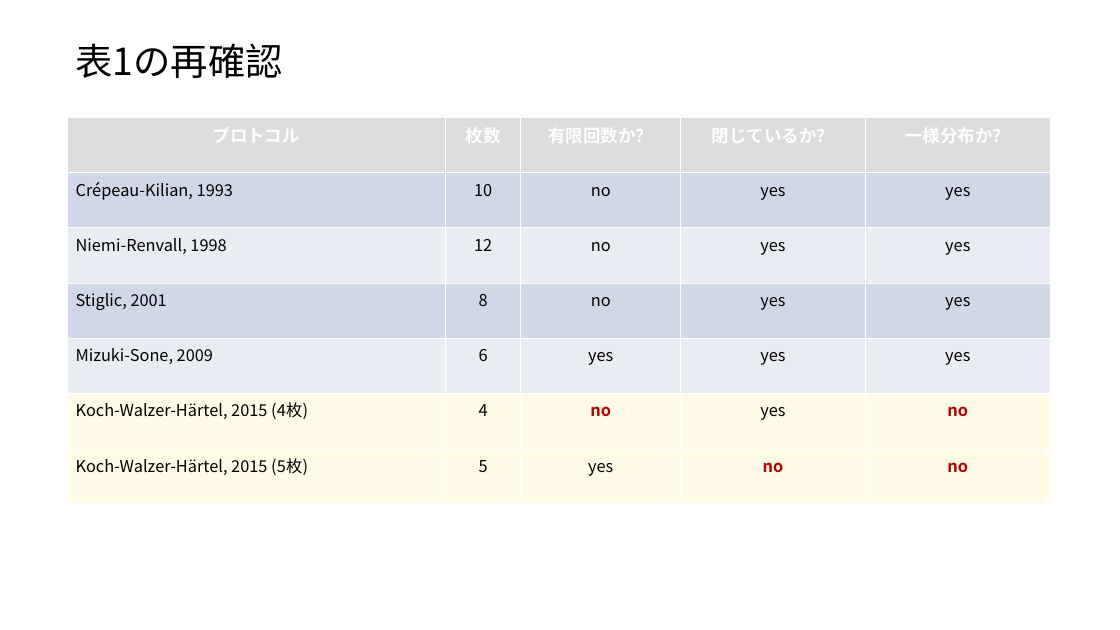
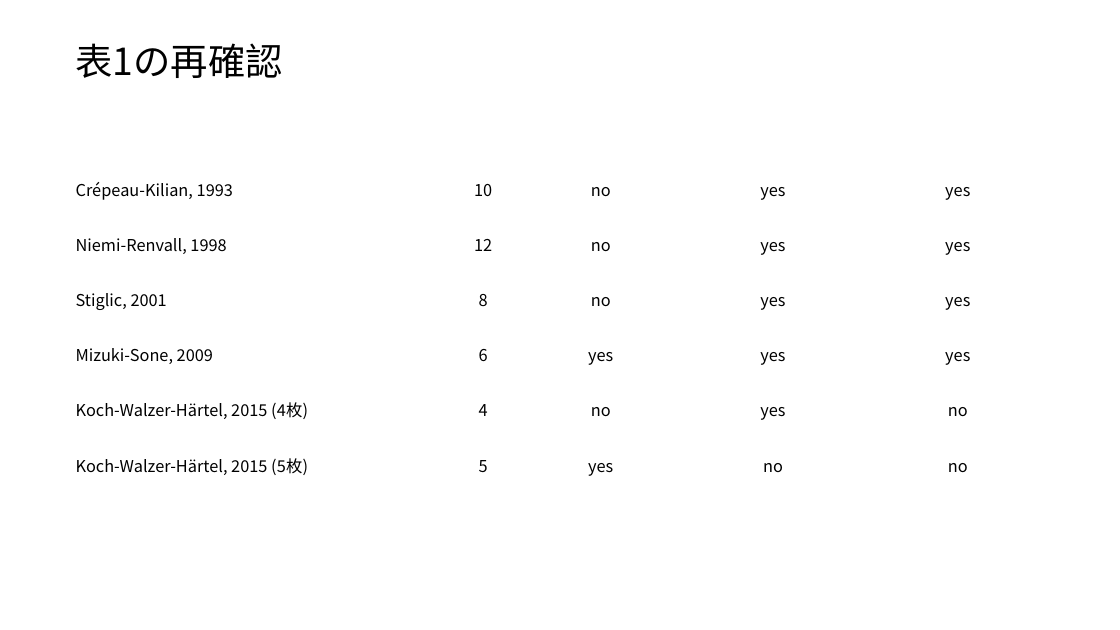
Before and after one commit to yuya-0201/yuya, a slide deck: slide 1 of public/slides_8_to_11.pptx. Drawn at 1120x630 pixels with LibreOffice and Linux fonts; fonts in the diff are those of the drawing. Boxes give left, top, right and bottom in pixels: in the first picture for what was removed or moved away, otherwise in the second. Text is boxed around its words. In the diff, an @@ line names an element or a change of style, - is before the commit and + after.

```diff
--- a/public/slides_8_to_11.pptx
+++ b/public/slides_8_to_11.pptx
@@ table at box(67, 118, 1050, 504) @@
@@ fill #DCDCDC to none in row 1 @@
@@ fill #D0D8E8 to none in 10 cells @@
@@ fill #E9EDF4 to none in 10 cells @@
@@ fill #FFFBE6 to none in 10 cells @@
@@ text colour #B40000 to #000000, bold off in "no", "no", "no", "no" @@
```
